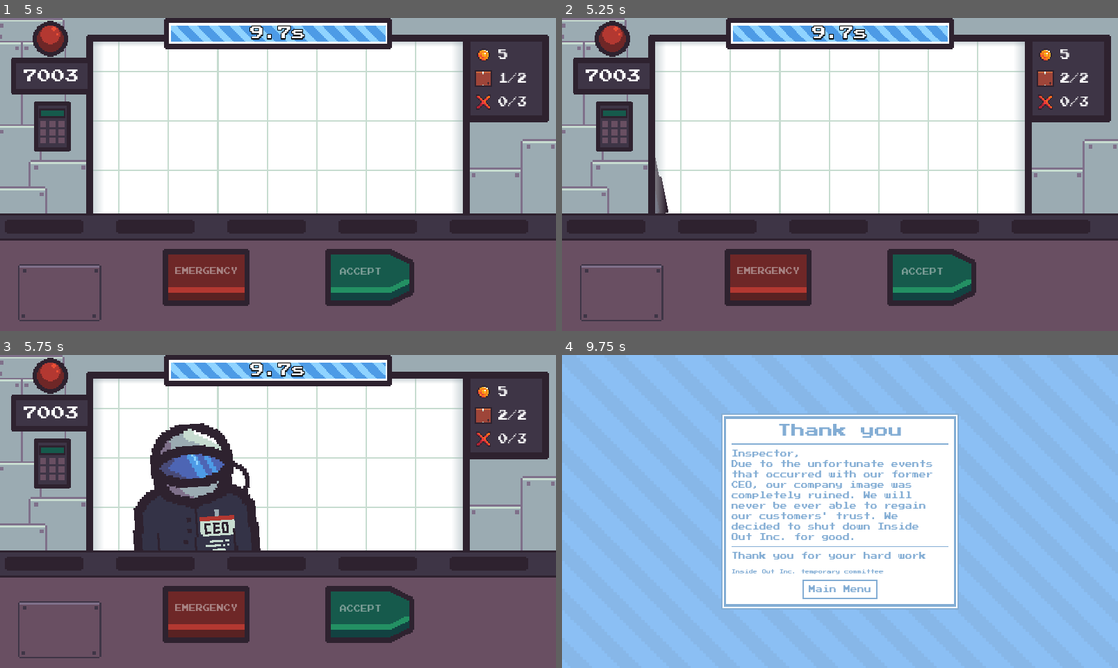
Above: before the commit, frames 1-4 (two rows, left to right).
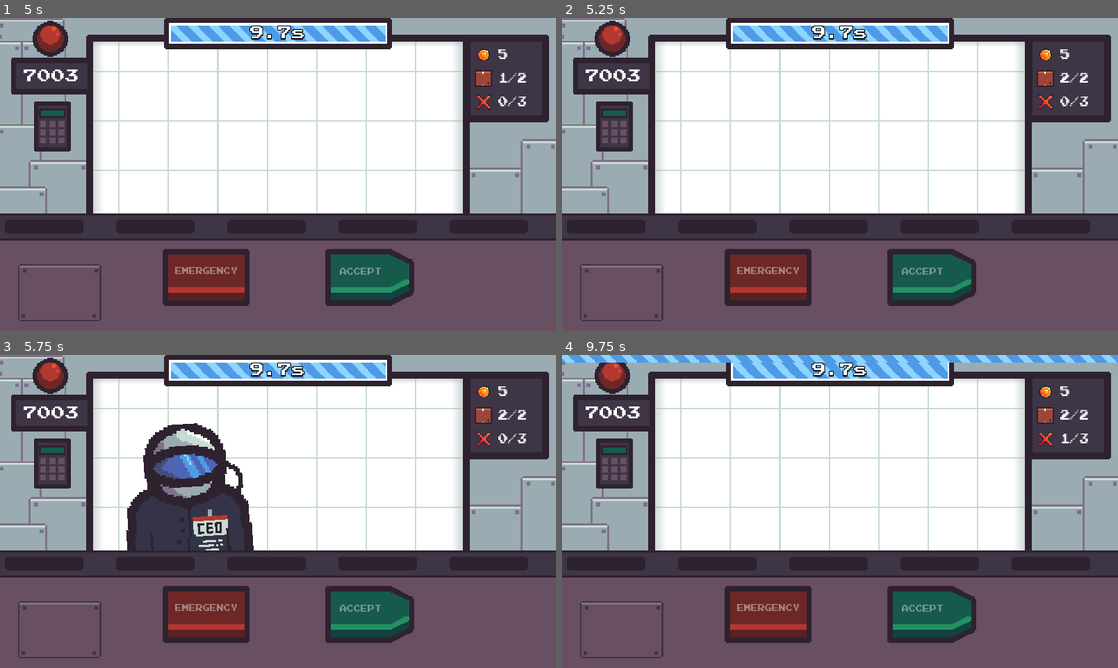
Above: after the commit, the same moments.

Repository: FixelDev/inside-out-inc
Game: Godot game, scene res://scenes/game/game.tscn
Same seed, same stepped clock (60 frames per second), same inputs: the game is played once before the commit and once after it.
Inputs (mouse positions are in pixels of both pictures, inside the frame that each line leads up to):
- Up to frame 1 (5 s): click "Begin" at 0.5 s; move the mouse to (400, 158) at 1.27 s; click "ACCEPT" at 2 s; move the mouse to (166, 190) at 2.77 s; tap Enter at 3.5 s; move the mouse to (333, 105) at 3.52 s; move the mouse to (250, 237) at 4.27 s
- Up to frame 2 (5.25 s): tap Space at 5 s; move the mouse to (1006, 221) at 5.02 s
- Up to frame 3 (5.75 s): no input
- Up to frame 4 (9.75 s): move the mouse to (673, 464) at 5.77 s; click "ACCEPT" at 6.5 s; move the mouse to (867, 511) at 7.27 s; tap Enter at 8 s; move the mouse to (756, 433) at 8.02 s; move the mouse to (962, 495) at 8.77 s; tap Space at 9.5 s; move the mouse to (728, 527) at 9.52 s

Frame 1 is identical in both runs. In frame 2, 0.2% of the frame differs, in the area x 16-20%, y 44-63%; in frame 3, 2.5%; in frame 4, 85%, in the area x 0-100%, y 0-100%.

Commit message:
Added transition system

Diff:
--- a/globals/scene_manager/scene_manager.gd
+++ b/globals/scene_manager/scene_manager.gd
@@ -1,4 +1,6 @@
 extends Node2D
+
+@export var transition: Panel
 
 @export var game_scene: PackedScene
 @export var menu_scene: PackedScene
@@ -6,5 +8,16 @@
 @export var game_over_scene: PackedScene
 @export var ending_scene: PackedScene
 
+
+
 func load_scene(scene_to_load: PackedScene) -> void:
+	var tween: Tween = get_tree().create_tween()
+	tween.tween_property(transition, "size:y", 720, 1).set_trans(Tween.TRANS_CUBIC)
+
+	await tween.finished
+
+
 	get_tree().change_scene_to_packed(scene_to_load)
+
+	var tween2: Tween = get_tree().create_tween()
+	tween2.tween_property(transition, "size:y", 0, 1).set_trans(Tween.TRANS_CUBIC)
--- a/globals/scene_manager/scene_manager.tscn
+++ b/globals/scene_manager/scene_manager.tscn
@@ -6,11 +6,35 @@
 [ext_resource type="PackedScene" uid="uid://fuicjracfebf" path="res://scenes/game_over/game_over.tscn" id="4_2omyk"]
 [ext_resource type="PackedScene" uid="uid://ddbur8nrk7v2v" path="res://scenes/galactic_bulletin/galactic_bulletin.tscn" id="4_r7uft"]
 [ext_resource type="PackedScene" uid="uid://dv5637c3672aj" path="res://scenes/ending/ending.tscn" id="6_yybml"]
+[ext_resource type="PackedScene" uid="uid://cxkfs2kfxf0sd" path="res://ui/scrolling_stripes/scrolling_stripes.tscn" id="7_bcvl2"]
+[ext_resource type="Shader" path="res://globals/scene_manager/transition_shader.gdshader" id="8_hac4f"]
+[ext_resource type="Texture2D" uid="uid://c63xgyr4j7ocj" path="res://ui/progress_bar/fill_normal.png" id="8_jrn7v"]
 
-[node name="SceneManager" type="Node2D"]
+[sub_resource type="ShaderMaterial" id="ShaderMaterial_ut2ty"]
+shader = ExtResource("8_hac4f")
+shader_parameter/speed = null
+shader_parameter/color = Vector4(1, 1, 1, 1)
+
+[sub_resource type="StyleBoxTexture" id="StyleBoxTexture_hh0f5"]
+texture = ExtResource("8_jrn7v")
+axis_stretch_horizontal = 1
+axis_stretch_vertical = 1
+
+[node name="SceneManager" type="Node2D" node_paths=PackedStringArray("transition")]
 script = ExtResource("1_liu1a")
+transition = NodePath("UI/ScrollingStripes")
 game_scene = ExtResource("2_amwk1")
 menu_scene = ExtResource("3_1yvtm")
 galactic_bulletin_scene = ExtResource("4_r7uft")
 game_over_scene = ExtResource("4_2omyk")
 ending_scene = ExtResource("6_yybml")
+
+[node name="UI" type="CanvasLayer" parent="."]
+layer = 2
+
+[node name="ScrollingStripes" parent="UI" instance=ExtResource("7_bcvl2")]
+material = SubResource("ShaderMaterial_ut2ty")
+offset_bottom = -720.0
+scale = Vector2(1, 1)
+size_flags_horizontal = 3
+theme_override_styles/panel = SubResource("StyleBoxTexture_hh0f5")
--- /dev/null
+++ b/globals/scene_manager/transition_shader.gdshader
@@ -0,0 +1,10 @@
+shader_type canvas_item;
+
+
+uniform float speed;
+uniform vec4 color = vec4(1.0, 1.0, 1.0, 1.0);
+
+void fragment () {
+	COLOR = texture(TEXTURE, vec2(UV.x + TIME * speed, UV.y));
+	COLOR *= color;
+}
--- a/scenes/game/game.tscn
+++ b/scenes/game/game.tscn
@@ -1060,7 +1060,7 @@
 
 [node name="ceo_spawn_point" type="Marker2D" parent="WallWindow"]
 unique_name_in_owner = true
-position = Vector2(64.0001, 318.895)
+position = Vector2(15, 319)
 scale = Vector2(5, 5)
 
 [node name="PackagesSpawnPoint" type="Marker2D" parent="WallWindow"]
Not shown: 1 places in globals/scene_manager/scene_manager.tscn that only renumber resources
